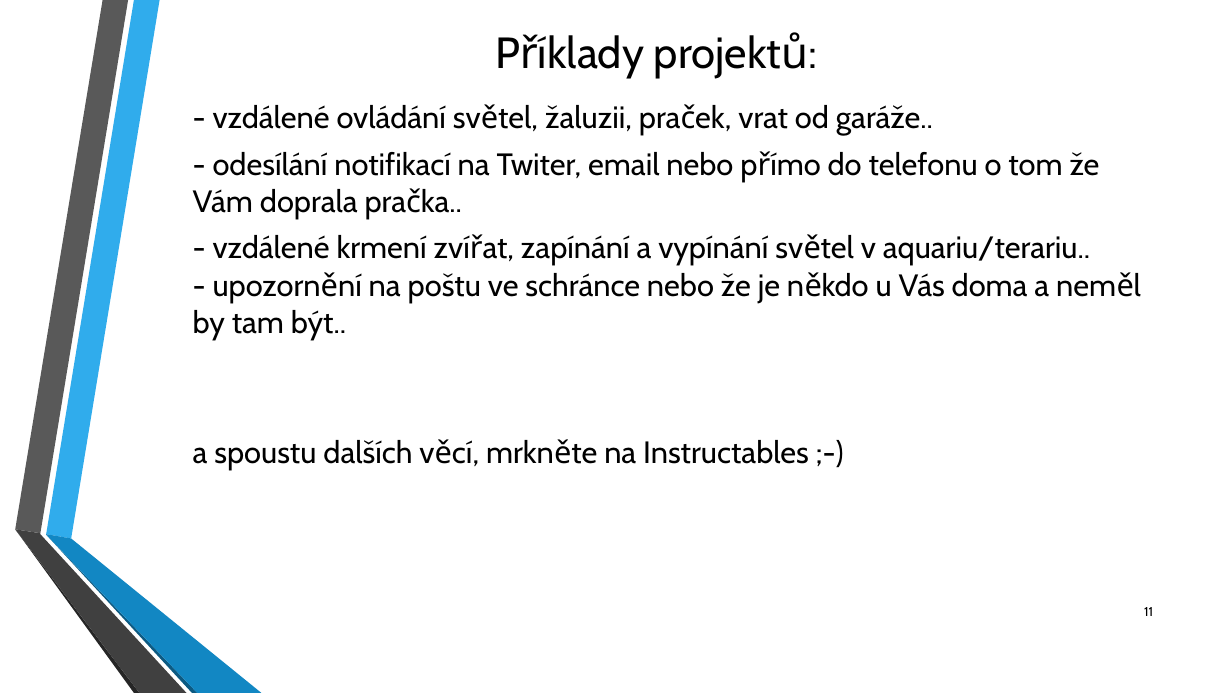
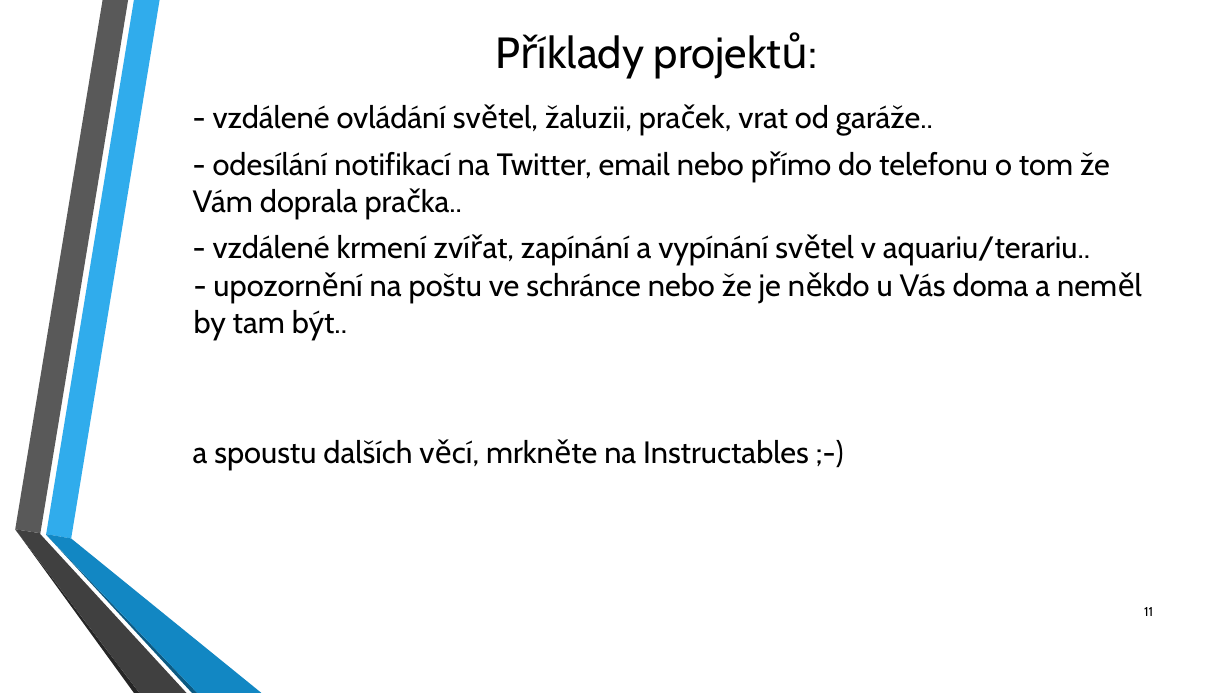
Before and after one commit to fablab-brno/Arduino-Akademie, a slide deck: slide 11 of Workshop 4/Arduino_Workshop_FabLab_4.pptx. Drawn at 1232x693 pixels with LibreOffice and Linux fonts; fonts in the diff are those of the drawing; background and template pictures are left out. Boxes give left, top, right and bottom in pixels: in the first picture for what was removed or moved away, otherwise in the second. Text is boxed around its words. In the diff, an @@ line names an element or a change of style, - is before the commit and + after.

```diff
--- a/Workshop 4/Arduino_Workshop_FabLab_4.pptx
+++ b/Workshop 4/Arduino_Workshop_FabLab_4.pptx
@@ text at [193,152,1110,218]: text changed @@
-- odesílání notifikací na Twiter, email nebo přímo do telefonu o tom že Vám doprala pračka..
+- odesílání notifikací na Twitter, email nebo přímo do telefonu o tom že Vám doprala pračka..
```
Also in this commit, not shown: 4 other slides changed.
